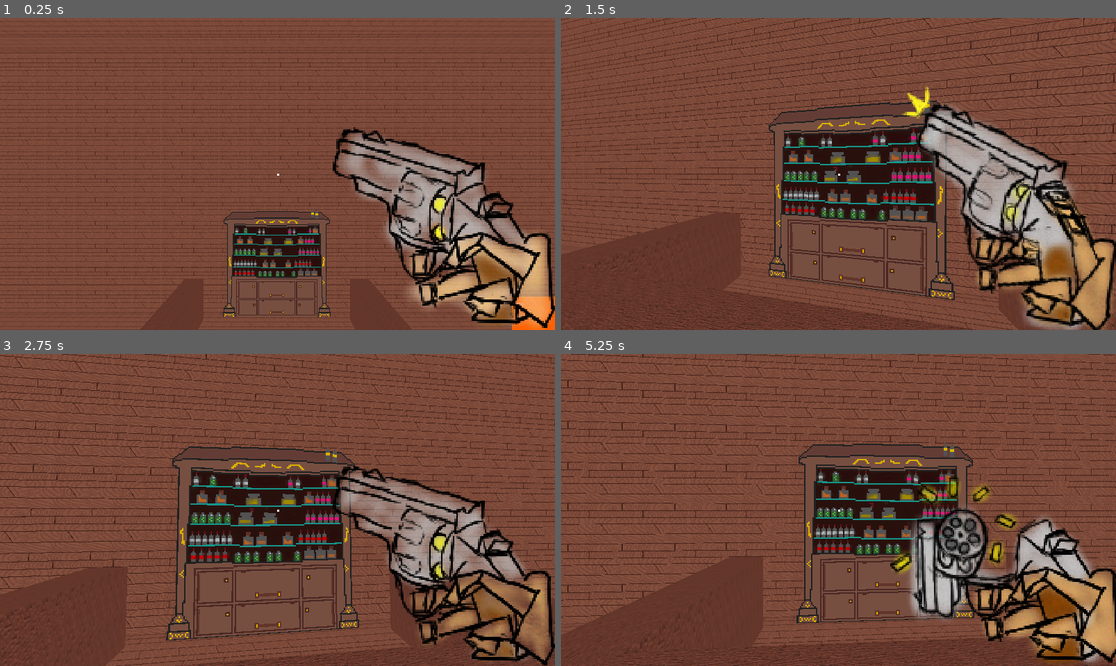
Above: before the commit, frames 1-4 (two rows, left to right).
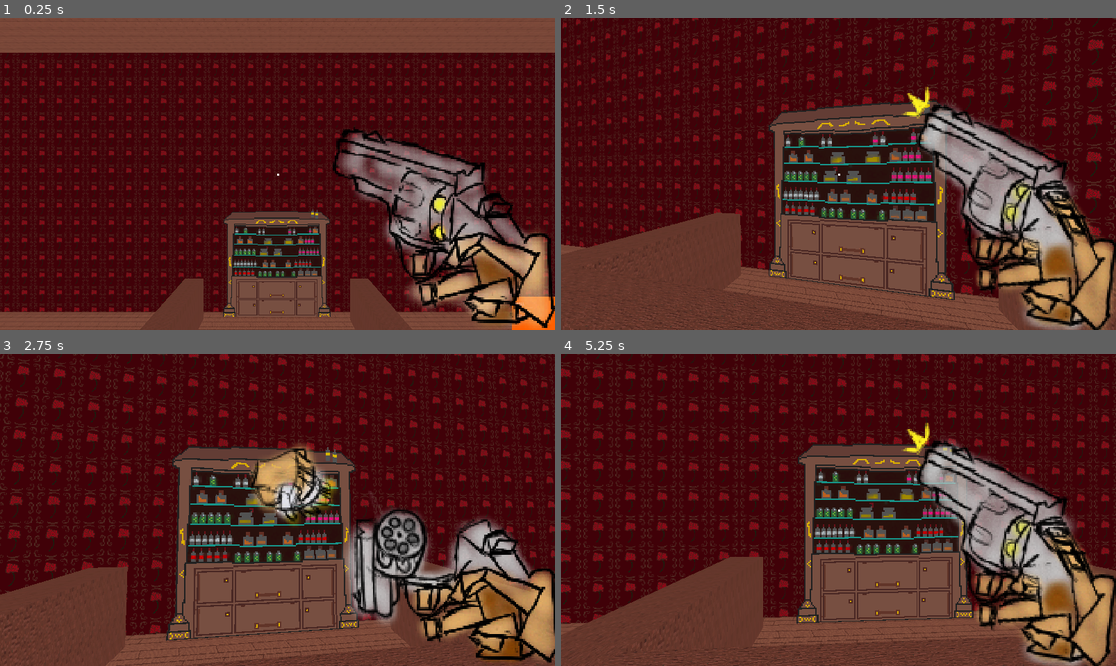
Above: after the commit, the same moments.

Repository: Studio-Algor/Project-Cursed
Game: Godot game, scene res://scenes/Main.tscn
The game is run twice, just before and just after one commit, with the same random seed, the same clock (stepped at 60 frames per second) and the same inputs.
Inputs (mouse positions are in pixels of both pictures, inside the frame that each line leads up to):
- Up to frame 1 (0.25 s): no input
- Up to frame 2 (1.5 s): tap Enter (ui_accept) at 0.5, 0.77 s; move the mouse to (866, 174) at 0.52 s; press the mouse at (866, 174) at 0.53 s; hold Up (ui_up) from 0.53 s (still down); move the mouse to (810, 174) at 1.27 s; release the mouse at (810, 174) at 1.28 s; click (810, 174) at 1.35 s
- Up to frame 3 (2.75 s): keep holding Up (ui_up); tap Enter (ui_accept) at 1.52 s; move the mouse to (288, 503) at 2.02 s; press the mouse at (288, 503) at 2.03 s
- Up to frame 4 (5.25 s): keep holding Up (ui_up); move the mouse to (832, 516) at 2.77 s; release the mouse at (832, 516) at 2.78 s; click (832, 516) at 2.85 s; tap Enter (ui_accept) at 3.02, 3.77, 4.52 s; move the mouse to (877, 513) at 3.52 s; press the mouse at (877, 513) at 3.53 s; move the mouse to (794, 506) at 4.27 s; release the mouse at (794, 506) at 4.28 s; click (794, 506) at 4.35 s; move the mouse to (844, 510) at 5.02 s; press the mouse at (844, 510) at 5.03 s

The runs differ from the first frame. In frame 1, 67% of the frame differs, in the area x 0-100%, y 0-95%; in frame 2, 52%; in frame 3, 68%; in frame 4, 70%, in the area x 0-100%, y 0-100%.

Commit message:
Added stool and hopefully fixed the web ver forever

Diff:
--- a/icon.svg
+++ /dev/null
@@ -1 +0,0 @@
-<svg xmlns="http://www.w3.org/2000/svg" width="128" height="128"><rect width="124" height="124" x="2" y="2" fill="#363d52" stroke="#212532" stroke-width="4" rx="14"/><g fill="#fff" transform="translate(12.322 12.322)scale(.101)"><path d="M105 673v33q407 354 814 0v-33z"/><path fill="#478cbf" d="m105 673 152 14q12 1 15 14l4 67 132 10 8-61q2-11 15-15h162q13 4 15 15l8 61 132-10 4-67q3-13 15-14l152-14V427q30-39 56-81-35-59-83-108-43 20-82 47-40-37-88-64 7-51 8-102-59-28-123-42-26 43-46 89-49-7-98 0-20-46-46-89-64 14-123 42 1 51 8 102-48 27-88 64-39-27-82-47-48 49-83 108 26 42 56 81zm0 33v39c0 276 813 276 814 0v-39l-134 12-5 69q-2 10-14 13l-162 11q-12 0-16-11l-10-65H446l-10 65q-4 11-16 11l-162-11q-12-3-14-13l-5-69z"/><path d="M483 600c0 34 58 34 58 0v-86c0-34-58-34-58 0z"/><circle cx="725" cy="526" r="90"/><circle cx="299" cy="526" r="90"/></g><g fill="#414042" transform="translate(12.322 12.322)scale(.101)"><circle cx="307" cy="532" r="60"/><circle cx="717" cy="532" r="60"/></g></svg>
--- a/materials/Wood.tres
+++ b/materials/Wood.tres
@@ -6,6 +6,6 @@
 shading_mode = 0
 specular_mode = 2
 albedo_texture = ExtResource("1_v48hb")
-uv1_scale = Vector3(20, 50, 5)
+uv1_scale = Vector3(50, 50, 50)
 texture_filter = 4
 grow_amount = -0.375
--- a/scenes/Main.tscn
+++ b/scenes/Main.tscn
@@ -7,7 +7,6 @@
 [ext_resource type="Script" uid="uid://535pnipwb6tb" path="res://scripts/Gun.gd" id="3_0bbpv"]
 [ext_resource type="Texture2D" uid="uid://bqtkvk1tdkpsr" path="res://sprites/gun/idle/untitled0003.png" id="3_1nqs0"]
 [ext_resource type="Material" uid="uid://dmd7mgg4qmuhu" path="res://materials/Wood.tres" id="4_lhr70"]
-[ext_resource type="Texture2D" uid="uid://w8qmqqihjbbe" path="res://sprites/saloon/planks.png" id="4_q8u5g"]
 [ext_resource type="Script" uid="uid://c2xuqgckkjyeo" path="res://scenes/Enemy.gd" id="4_rarhs"]
 [ext_resource type="Texture2D" uid="uid://d1wmenhfecpka" path="res://sprites/gun/reload/fuckulongman0002.png" id="5_1iba3"]
 [ext_resource type="Texture2D" uid="uid://xmp70s57g1si" path="res://sprites/saloon/Shelf.png" id="6_bjd11"]
@@ -17,10 +16,12 @@
 [ext_resource type="Texture2D" uid="uid://d3l7qqo25kx2k" path="res://sprites/gun/reload/fuckulongman0005.png" id="8_2ofn6"]
 [ext_resource type="PackedScene" uid="uid://dqulxbf0cyo7g" path="res://scenes/particles/enemy_hit_particles.tscn" id="8_jlsqs"]
 [ext_resource type="Texture2D" uid="uid://dlx2mhib1dgv6" path="res://sprites/gun/reload/fuckulongman0006.png" id="9_xa025"]
-[ext_resource type="Texture2D" uid="uid://j4s33hjv8prg" path="res://sprites/gun/reload/fuckulongman0007.png" id="10_36rkl"]
+[ext_resource type="Texture2D" uid="uid://u3un0mhwkka4" path="res://sprites/gun/reload/fixthisframe.png.png" id="10_yxlcp"]
 [ext_resource type="Texture2D" uid="uid://bj8cmdox5ehvh" path="res://sprites/gun/reload/fuckulongman0008.png" id="11_fs0b5"]
 [ext_resource type="Texture2D" uid="uid://bdx8340icv0at" path="res://sprites/gun/reload/fuckulongman0009.png" id="12_ma7h6"]
 [ext_resource type="Texture2D" uid="uid://dlsnrtrw5nicn" path="res://sprites/gun/shoot/fuckulongman0001.png" id="13_e2s0e"]
+[ext_resource type="Texture2D" uid="uid://bh528g2iynci7" path="res://sprites/saloon/wallpaper.png" id="15_yxlcp"]
+[ext_resource type="Texture2D" uid="uid://cqcm6vvdwhwg4" path="res://sprites/saloon/stool.png" id="18_ebg2g"]
 
 [sub_resource type="SpriteFrames" id="SpriteFrames_dg70y"]
 animations = [{
@@ -55,13 +56,13 @@
 "texture": ExtResource("9_xa025")
 }, {
 "duration": 1.0,
-"texture": ExtResource("10_36rkl")
+"texture": ExtResource("10_yxlcp")
+}, {
+"duration": 1.0,
+"texture": ExtResource("12_ma7h6")
 }, {
 "duration": 1.0,
 "texture": ExtResource("11_fs0b5")
-}, {
-"duration": 1.0,
-"texture": ExtResource("12_ma7h6")
 }],
 "loop": false,
 "name": &"reload",
@@ -96,8 +97,8 @@
 [sub_resource type="StandardMaterial3D" id="StandardMaterial3D_wp0k4"]
 shading_mode = 0
 specular_mode = 2
-albedo_texture = ExtResource("4_q8u5g")
-uv1_scale = Vector3(12, 30, 5.37)
+albedo_texture = ExtResource("15_yxlcp")
+uv1_scale = Vector3(50, 50, 50)
 texture_filter = 4
 grow_amount = -0.375
 
@@ -153,9 +154,10 @@
 [sub_resource type="StandardMaterial3D" id="StandardMaterial3D_bjd11"]
 transparency = 1
 shading_mode = 0
-albedo_texture = ExtResource("6_bjd11")
+albedo_texture = ExtResource("18_ebg2g")
 texture_filter = 4
 disable_receive_shadows = true
+billboard_mode = 2
 
 [sub_resource type="QuadMesh" id="QuadMesh_bjd11"]
 material = SubResource("StandardMaterial3D_bjd11")
@@ -223,7 +225,7 @@
 position = Vector2(-141, -272)
 scale = Vector2(3.5, 3.5)
 sprite_frames = SubResource("SpriteFrames_dg70y")
-animation = &"idle"
+animation = &"reload"
 autoplay = "idle"
 offset = Vector2(-74.91, -142.165)
 
@@ -239,43 +241,43 @@
 transform = Transform3D(1, 0, 0, 0, 1, 0, 0, 0, 1, 0, 0.041, 0)
 use_collision = true
 collision_mask = 31
+size = Vector3(25, 0.5, 25)
+material = ExtResource("4_lhr70")
+
+[node name="Ceiling" type="CSGBox3D" parent="Map/NavigationRegion3D"]
+transform = Transform3D(1, 0, 0, 0, 1, 0, 0, 0, 1, 0, 8, 0)
+use_collision = true
+collision_mask = 31
 size = Vector3(25, 0.5, 10)
 material = ExtResource("4_lhr70")
 
-[node name="Ceiling" type="CSGBox3D" parent="Map/NavigationRegion3D"]
-transform = Transform3D(1, 0, 0, 0, 1, 0, 0, 0, 1, 0, 8, 0)
-use_collision = true
-collision_mask = 31
-size = Vector3(25, 0.5, 10)
-material = ExtResource("4_lhr70")
-
 [node name="East Wall" type="CSGBox3D" parent="Map/NavigationRegion3D"]
-transform = Transform3D(-4.37114e-08, 0, 1, 0, 1, 0, -1, 0, -4.37114e-08, 0, 4, -5)
-use_collision = true
-collision_mask = 31
-size = Vector3(1, 8, 25)
+transform = Transform3D(-4.37114e-08, 1, -4.37114e-08, 0, -4.37114e-08, -1, -1, -4.37114e-08, 1.91069e-15, 0, 4, -5)
+use_collision = true
+collision_mask = 31
+size = Vector3(1, 25, 25)
 material = SubResource("StandardMaterial3D_wp0k4")
 
 [node name="West Wall" type="CSGBox3D" parent="Map/NavigationRegion3D"]
-transform = Transform3D(-4.37114e-08, 0, 1, 0, 1, 0, -1, 0, -4.37114e-08, 0, 4, 5)
-use_collision = true
-collision_mask = 31
-size = Vector3(1, 8, 25)
-material = ExtResource("4_lhr70")
+transform = Transform3D(-4.37114e-08, -1, -4.37114e-08, 0, -4.37114e-08, 1, -1, 4.37114e-08, 1.91069e-15, 0, 4, 5)
+use_collision = true
+collision_mask = 31
+size = Vector3(1, 25, 25)
+material = SubResource("StandardMaterial3D_wp0k4")
 
 [node name="North Wall" type="CSGBox3D" parent="Map/NavigationRegion3D"]
 transform = Transform3D(-4.37114e-08, 0, 1, 0, 1, 0, -1, 0, -4.37114e-08, -12, 4, 0)
 use_collision = true
 collision_mask = 31
-size = Vector3(10, 8, 1)
-material = ExtResource("4_lhr70")
+size = Vector3(25, 25, 1)
+material = SubResource("StandardMaterial3D_wp0k4")
 
 [node name="South Wall" type="CSGBox3D" parent="Map/NavigationRegion3D"]
-transform = Transform3D(-4.37114e-08, 0, 1, 0, 1, 0, -1, 0, -4.37114e-08, 12, 4, 0)
-use_collision = true
-collision_mask = 31
-size = Vector3(10, 8, 1)
-material = ExtResource("4_lhr70")
+transform = Transform3D(4.37114e-08, 8.74228e-08, -1, 8.74228e-08, 1, 8.74228e-08, 1, -8.74228e-08, 4.37114e-08, 12, 4, 0)
+use_collision = true
+collision_mask = 31
+size = Vector3(25, 25, 1)
+material = SubResource("StandardMaterial3D_wp0k4")
 
 [node name="Shelf" type="MeshInstance3D" parent="Map/NavigationRegion3D"]
 transform = Transform3D(1, 0, 0, 0, 1, 0, 0, 0, 1, 0.00478697, 1.78087, -4.34474)
@@ -308,10 +310,9 @@
 skeleton = NodePath("")
 
 [node name="Stools" type="Node3D" parent="Map/NavigationRegion3D"]
-visible = false
 
 [node name="Stool" type="MeshInstance3D" parent="Map/NavigationRegion3D/Stools"]
-transform = Transform3D(1, 0, 0, 0, 1, 0, 0, 0, 1, 0.00478697, 0.70312, -1.83184)
+transform = Transform3D(1, 0, 0, 0, 1, 0, 0, 0, 1, 0.00478697, 0.536039, -1.71698)
 gi_mode = 0
 mesh = SubResource("QuadMesh_bjd11")
 skeleton = NodePath("../..")
--- a/scripts/Gun.gd
+++ b/scripts/Gun.gd
@@ -13,7 +13,7 @@
 	queue_animation("idle")
 
 func _physics_process(delta: float) -> void:
-	if is_idle and Input.is_action_just_pressed("ui_click"):
+	if is_idle and Input.is_action_pressed("ui_click"):
 		if current_bullets > 0:
 			shoot()
 		else:
--- a/scripts/Player.gd
+++ b/scripts/Player.gd
@@ -31,7 +31,7 @@
 
 # Capture in HTML5
 func _input(_event):
-	if Input.is_action_just_pressed("ui_click"):
+	if Input.is_action_just_pressed("ui_click") and Input.mouse_mode == Input.MOUSE_MODE_VISIBLE:
 		Input.set_mouse_mode(Input.MOUSE_MODE_VISIBLE)
 		Input.set_mouse_mode(Input.MOUSE_MODE_CAPTURED)
 
Not shown: 1 places in scenes/Main.tscn that only renumber resources
Not shown, added: sprites/gun/reload/fixthisframe.png.png.import
Not shown, changed: sprites/saloon/wallpaper.png.import
